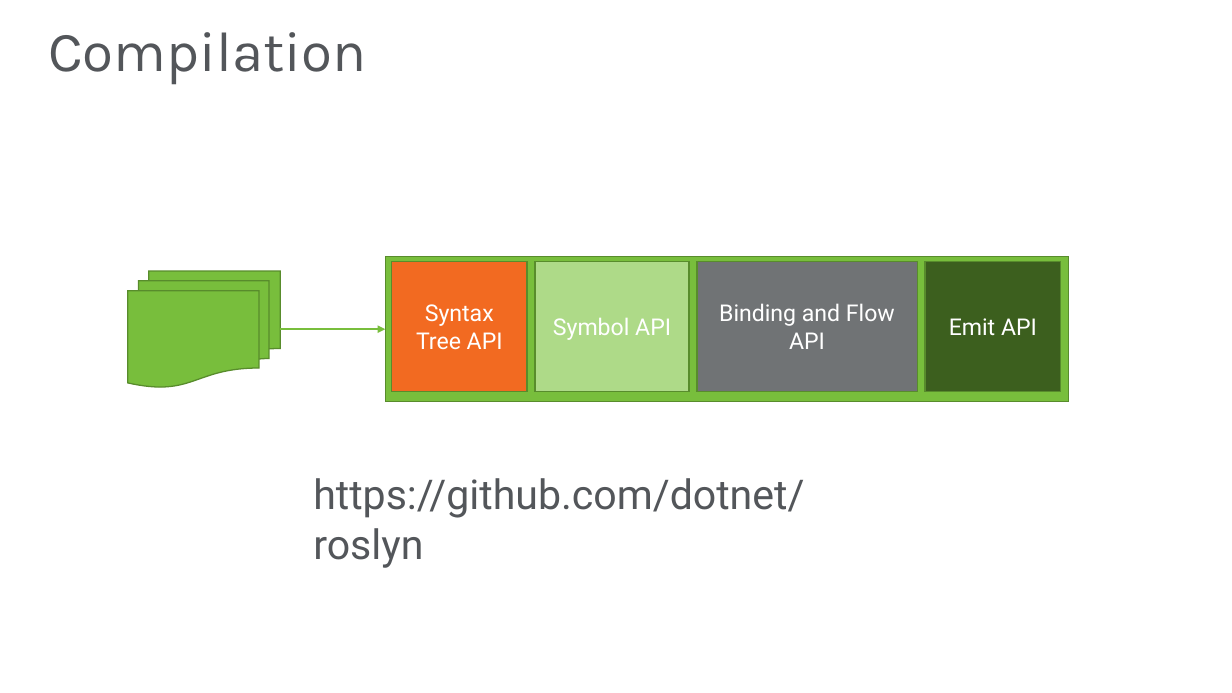
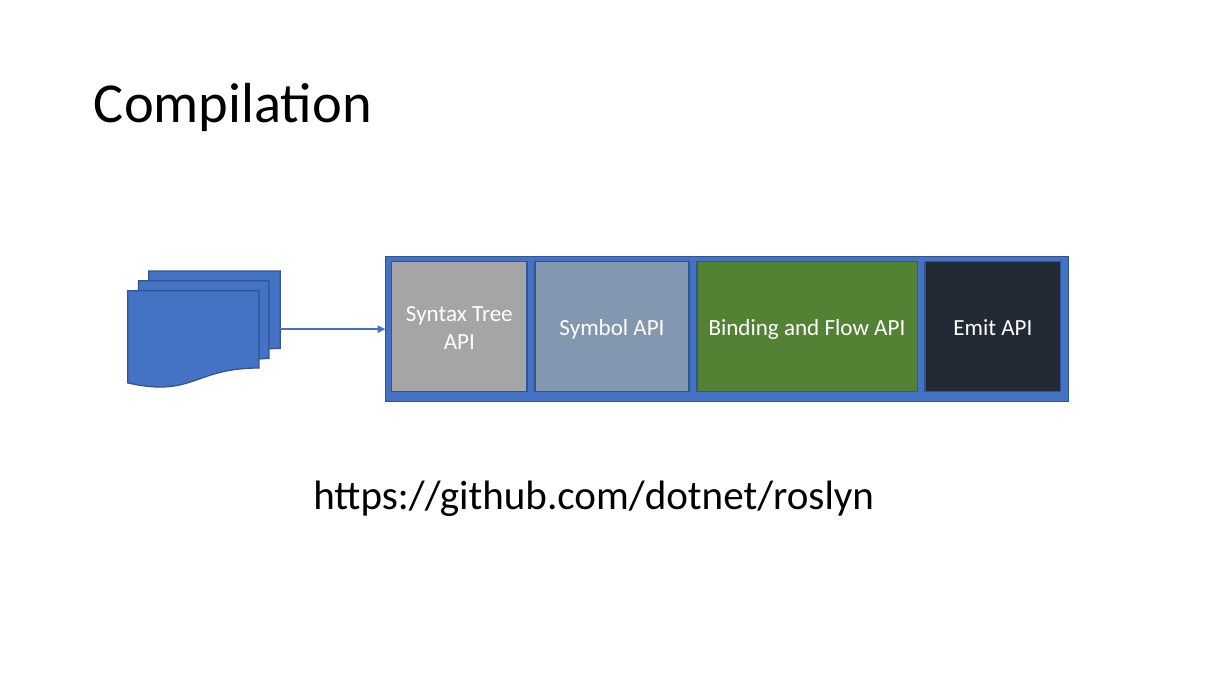
Before and after one commit to JasonBock/Presentations, a slide deck: slide 37 of Metaprogramming in .NET.pptx (slide 38 before the commit). Drawn at 1232x693 pixels with LibreOffice and Linux fonts; fonts in the diff are those of the drawing; background and template pictures are left out. Boxes give left, top, right and bottom in pixels: in the first picture for what was removed or moved away, otherwise in the second. Text is boxed around its words. In the diff, an @@ line names an element or a change of style, - is before the commit and + after.

```diff
--- a/Metaprogramming in .NET.pptx
+++ b/Metaprogramming in .NET.pptx
@@ title "Compilation": place and size @@
-title "Compilation" at box(48, 32, 366, 85)
+title "Compilation" at box(94, 82, 372, 131)
@@ title "Compilation" at box(94, 82, 372, 131): font Karla to Calibri, text colour #53565A to #000000 @@
@@ rectangle at box(385, 257, 1069, 402): fill #78BE3C to #4472C4; outline #598D2C 1 pt to #325491 1 pt @@
@@ rectangle "Syntax Tree API" at box(392, 262, 528, 392): font Roboto to Calibri; fill #F26A21 to #A5A5A5; outline #598D2C 1 pt to #325491 1 pt @@
@@ rectangle "Symbol API" at box(535, 262, 689, 392): font Roboto to Calibri; fill #AEDA88 to #8497B0; outline #598D2C 1 pt to #325491 1 pt @@
@@ rectangle "Binding and Flow API" at box(697, 262, 917, 392): font Roboto to Calibri; fill #707375 to #548235; outline #598D2C 1 pt to #325491 1 pt @@
@@ rectangle "Emit API" at box(925, 262, 1061, 392): font Roboto to Calibri; fill #3C5F1E to #222A35; outline #598D2C 1 pt to #325491 1 pt @@
@@ flow chart multidocument at box(128, 271, 280, 387): fill #78BE3C to #4472C4; outline #598D2C 1 pt to #325491 1 pt @@
@@ arrow (280, 329) - (385, 329): stroke #78BE3C 2 pt to #4472C4 2 pt @@
@@ text "https://github.com/dotnet/roslyn" at box(313, 480, 874, 516): font Roboto to Calibri, text colour #53565A to #000000 @@
```
Also in this commit, not shown: 47 other slides changed, 1 slide added, 2 slides removed.
